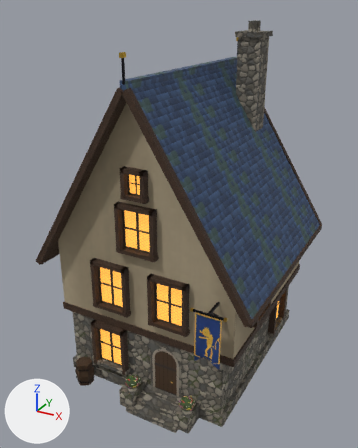
Before and after pictures for a commit that changed the glTF model www/proto3d/models/beth/hi/buildings_card2/bld_house2_card2_lod1.glb.
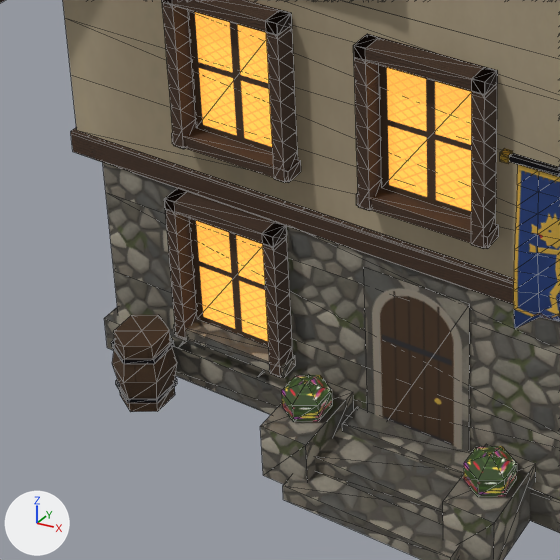
Each version appears first whole from a 50 mm camera at (8.43, -16.25, 13.71) aimed at (-0.13, -0.7, 5.93), and next in a close-up on the part from 12% to 58% of the width and 59% to 96% of the height. Every picture has the same lights, and +X, +Y and +Z are marked at lower left. The first two pictures are the older version. The close-ups show mesh edges as thin lines. Vertices at exactly the same position are counted once.

The first close-up shows 'bld_house2_card2'.
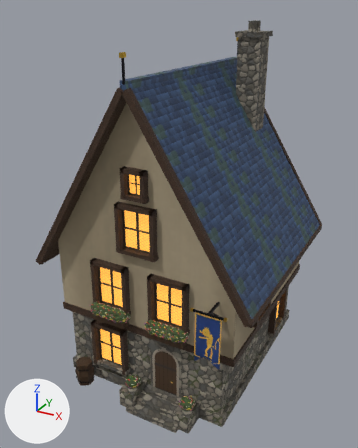
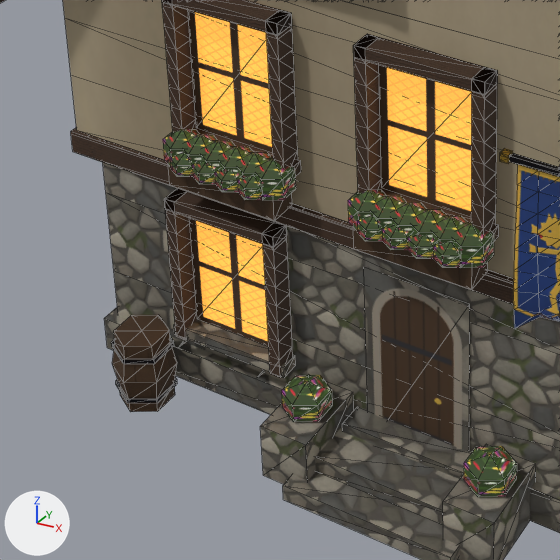
What the commit changed:
me_bld_house2_card2 is used by ob_bld_house2_card2; location (0.0, 0.0, 0.0).
me_bld_house2_card2 had 1985 vertices, 3111 faces and spanned x -4.32..4.32, y -4.9..4.31, z 0.0..13.21.
me_bld_house2_card2 now has 2257 vertices, 3615 faces and spans x -4.32..4.32, y -4.9..4.31, z 0.0..13.21.
me_bld_house2_card2 part 1: a new loose piece, a box spanning x 0.5..1.9, y -4.18..-3.84, z 3.06..3.38, in mat_card2_shared.
me_bld_house2_card2 part 2: a new loose piece, a UV sphere (6 segments, 3 rings, poles along z) spanning x 0.41..0.8, y -4.24..-3.78, z 3.2..3.72, in mat_card2_shared.
me_bld_house2_card2 part 3: a new loose piece, a UV sphere (6 segments, 3 rings, poles along z) spanning x 0.64..1.03, y -4.24..-3.78, z 3.2..3.72, in mat_card2_shared.
me_bld_house2_card2 part 4: a new loose piece, a UV sphere (6 segments, 3 rings, poles along z) spanning x 0.88..1.27, y -4.24..-3.78, z 3.2..3.72, in mat_card2_shared.
me_bld_house2_card2 part 5: a new loose piece, a UV sphere (6 segments, 3 rings, poles along z) spanning x 1.12..1.51, y -4.24..-3.78, z 3.2..3.72, in mat_card2_shared.
me_bld_house2_card2 part 6: a new loose piece, a UV sphere (6 segments, 3 rings, poles along z) spanning x 1.37..1.75, y -4.24..-3.78, z 3.2..3.72, in mat_card2_shared.
me_bld_house2_card2 part 7: a new loose piece, a UV sphere (6 segments, 3 rings, poles along z) spanning x 1.61..2.0, y -4.24..-3.78, z 3.2..3.72, in mat_card2_shared.
me_bld_house2_card2 part 8: a new loose piece, a box spanning x -1.9..-0.5, y -4.18..-3.84, z 3.06..3.38, in mat_card2_shared.
me_bld_house2_card2 part 9: a new loose piece, a UV sphere (6 segments, 3 rings, poles along z) spanning x -2.0..-1.61, y -4.24..-3.78, z 3.2..3.72, in mat_card2_shared.
me_bld_house2_card2 part 10: a new loose piece, a UV sphere (6 segments, 3 rings, poles along z) spanning x -1.75..-1.37, y -4.24..-3.78, z 3.2..3.72, in mat_card2_shared.
me_bld_house2_card2 part 11: a new loose piece, a UV sphere (6 segments, 3 rings, poles along z) spanning x -1.51..-1.12, y -4.24..-3.78, z 3.2..3.72, in mat_card2_shared.
me_bld_house2_card2 part 12: a new loose piece, a UV sphere (6 segments, 3 rings, poles along z) spanning x -1.27..-0.88, y -4.24..-3.78, z 3.2..3.72, in mat_card2_shared.
me_bld_house2_card2 part 13: a new loose piece, a UV sphere (6 segments, 3 rings, poles along z) spanning x -1.03..-0.64, y -4.24..-3.78, z 3.2..3.72, in mat_card2_shared.
me_bld_house2_card2 part 14: a new loose piece, a UV sphere (6 segments, 3 rings, poles along z) spanning x -0.8..-0.41, y -4.24..-3.78, z 3.2..3.72, in mat_card2_shared.
me_bld_house2_card2 part 15: a new loose piece of 44 vertices spanning x 0.6..1.8, y -4.34..-4.0, z 3.28..3.56, in mat_card2_shared.
me_bld_house2_card2 part 16: a new loose piece of 44 vertices spanning x -1.8..-0.6, y -4.34..-4.0, z 3.28..3.56, in mat_card2_shared.

Location of each change, (x1, y1, x2, y2) in pixels of the close-ups (560 x 560 px):
part 1 of me_bld_house2_card2, added (brown)
    after: (353, 226, 488, 289)
part 2 of me_bld_house2_card2, added (green)
    after: (348, 190, 386, 231)
part 3 of me_bld_house2_card2, added (green)
    after: (371, 196, 406, 226)
part 4 of me_bld_house2_card2, added (green)
    after: (392, 202, 426, 233)
part 5 of me_bld_house2_card2, added (green)
    after: (412, 209, 446, 238)
part 6 of me_bld_house2_card2, added (green)
    after: (433, 216, 467, 245)
part 7 of me_bld_house2_card2, added (green)
    after: (453, 223, 494, 268)
part 8 of me_bld_house2_card2, added (brown)
    after: (168, 165, 292, 221)
part 9 of me_bld_house2_card2, added (green)
    after: (163, 129, 199, 167)
part 10 of me_bld_house2_card2, added (green)
    after: (183, 135, 217, 163)
part 11 of me_bld_house2_card2, added (green)
    after: (201, 141, 235, 169)
part 12 of me_bld_house2_card2, added (green)
    after: (219, 146, 253, 172)
part 13 of me_bld_house2_card2, added (green)
    after: (237, 152, 272, 179)
part 14 of me_bld_house2_card2, added (green)
    after: (256, 159, 296, 200)
part 15 of me_bld_house2_card2, added (green)
    after: (357, 215, 461, 267)
part 16 of me_bld_house2_card2, added (green)
    after: (170, 152, 262, 200)
